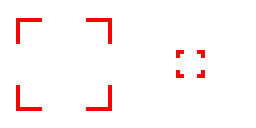
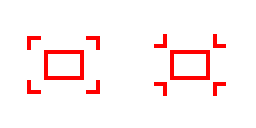
Revision of a layered (256, 128) image; what changed, layer by layer:
added layer "Small Windowed Red" above "Small Fullscreen Red" over [154, 34, 226, 96]
added layer "Small Fullscreen Red" above "Medium Fullscreen full red" over [27, 36, 100, 94]
renamed "Windowed red" to "Tiny Windowed red", hid it over [176, 50, 205, 78]
renamed "Fullscreen red" to "Big Fullscreen red", hid it over [16, 18, 112, 111]
